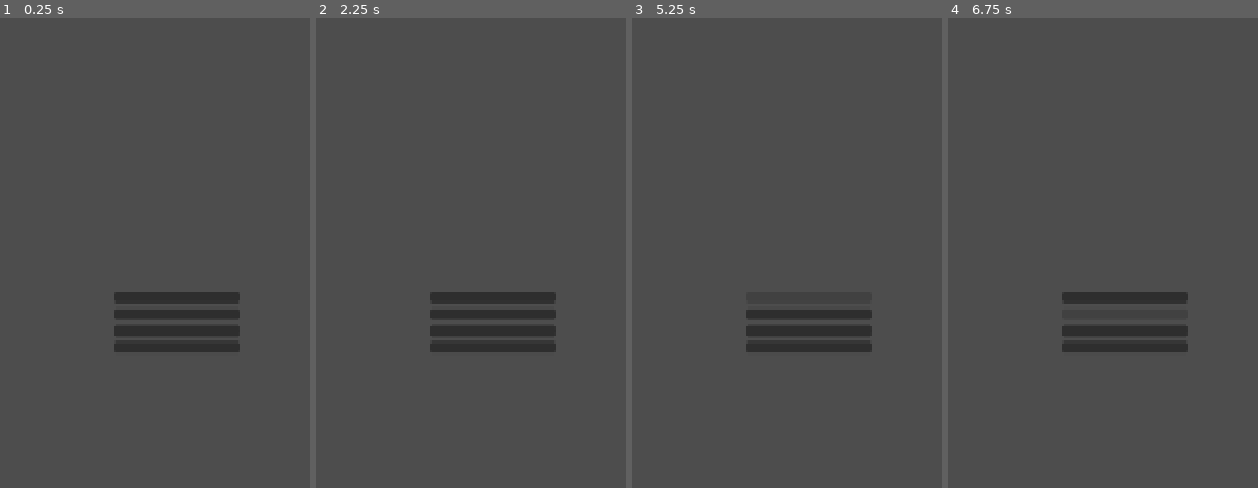
Above: before the commit, frames 1-4 (left to right).
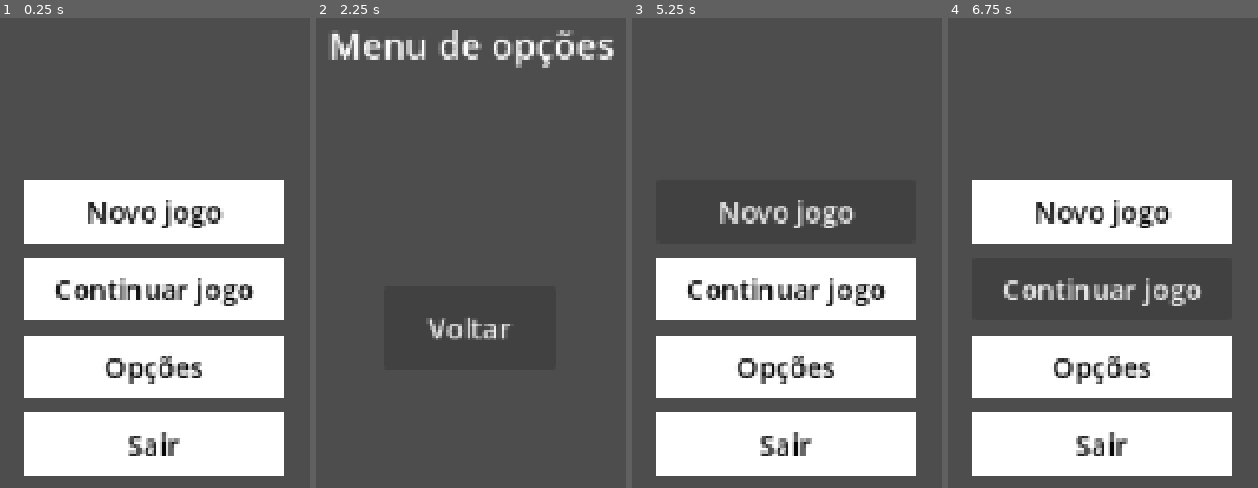
Above: after the commit, the same moments.

Repository: edumgoulart/Curupira-Game
Game: Godot game, scene res://scenes/main_menu.tscn
Same seed, same stepped clock (60 frames per second), same inputs: the game is played once before the commit and once after it.
Inputs (mouse positions are in pixels of both pictures, inside the frame that each line leads up to; where the layout moved, square brackets give the same spot in the first picture):
- Up to frame 1 (0.25 s): no input
- Up to frame 2 (2.25 s): click (471, 290) [492, 314] at 0.5 s; click (492, 332) at 1.27 s; click (471, 365) at 2 s, where only the run after the commit has a clickable "Opções"
- Up to frame 3 (5.25 s): click (787, 328) at 2.75 s, where only the run after the commit has a clickable "Voltar"; click (808, 347) at 3.52 s; click (808, 295) at 4.27 s; click (787, 210) [808, 295] at 5 s
- Up to frame 4 (6.75 s): click (1103, 210) [1124, 295] at 5.75 s; click (1103, 290) [1124, 314] at 6.5 s

The runs differ from the first frame. In frame 1, 45% of the frame differs, in the area x 7-92%, y 34-98%; in frame 2, 3.3%; in frame 3, 35%; in frame 4, 36%.

Commit message:
Protótipo do main menu

Diff:
--- a/game/scenes/hello_a.tscn
+++ /dev/null
@@ -1,6 +0,0 @@
-[gd_scene format=3 uid="uid://belpnixegstgd"]
-
-[ext_resource type="Script" uid="uid://d0ad08kv63j1q" path="res://scenes/hello_a.gd" id="1_wrsmq"]
-
-[node name="HelloA" type="Node2D" unique_id=1816631116]
-script = ExtResource("1_wrsmq")
--- a/game/scenes/main.tscn
+++ /dev/null
@@ -1,7 +0,0 @@
-[gd_scene format=3 uid="uid://b5eng4m17n3te"]
-
-[ext_resource type="PackedScene" uid="uid://belpnixegstgd" path="res://scenes/hello_a.tscn" id="1_o5qli"]
-
-[node name="Main" type="Node" unique_id=147990012]
-
-[node name="HelloA" parent="." unique_id=1816631116 instance=ExtResource("1_o5qli")]
--- a/game/scenes/main_menu.tscn
+++ b/game/scenes/main_menu.tscn
@@ -1,33 +1,68 @@
 [gd_scene format=3 uid="uid://8lhfspgqww72"]
 
-[ext_resource type="PackedScene" uid="uid://belpnixegstgd" path="res://scenes/hello_a.tscn" id="1_l6cm7"]
+[ext_resource type="Script" uid="uid://b17bdgg2g31q1" path="res://scripts/main_menu.gd" id="1_l6cm7"]
 
-[node name="Control" type="Control" unique_id=754559773]
+[sub_resource type="StyleBoxFlat" id="StyleBoxFlat_l6cm7"]
+bg_color = Color(1, 1, 1, 1)
+
+[node name="Main Menu" type="Control" unique_id=754559773]
 layout_mode = 3
 anchors_preset = 15
 anchor_right = 1.0
 anchor_bottom = 1.0
 grow_horizontal = 2
 grow_vertical = 2
+script = ExtResource("1_l6cm7")
 
 [node name="VBoxContainer" type="VBoxContainer" parent="." unique_id=1673181407]
-layout_mode = 0
-offset_left = 547.0
-offset_top = 283.0
-offset_right = 638.0
-offset_bottom = 358.0
+layout_mode = 1
+anchors_preset = 8
+anchor_left = 0.5
+anchor_top = 0.5
+anchor_right = 0.5
+anchor_bottom = 0.5
+offset_left = -93.0
+offset_top = -107.125
+offset_right = 93.0
+offset_bottom = 107.125
+grow_horizontal = 2
+grow_vertical = 2
+theme_override_constants/separation = 10
 alignment = 1
 
 [node name="Novo Jogo" type="Button" parent="VBoxContainer" unique_id=662351807]
 layout_mode = 2
+size_flags_vertical = 3
+theme_override_colors/font_color = Color(0, 0, 0, 1)
+theme_override_font_sizes/font_size = 20
+theme_override_styles/normal = SubResource("StyleBoxFlat_l6cm7")
+text = "Novo jogo"
 
 [node name="Continuar" type="Button" parent="VBoxContainer" unique_id=1833861900]
 layout_mode = 2
+size_flags_vertical = 3
+theme_override_colors/font_color = Color(0, 0, 0, 1)
+theme_override_font_sizes/font_size = 20
+theme_override_styles/normal = SubResource("StyleBoxFlat_l6cm7")
+text = "Continuar jogo"
 
-[node name="Button3" type="Button" parent="VBoxContainer" unique_id=440763041]
+[node name="Opcoes" type="Button" parent="VBoxContainer" unique_id=440763041]
 layout_mode = 2
+size_flags_vertical = 3
+theme_override_colors/font_color = Color(0, 0, 0, 1)
+theme_override_font_sizes/font_size = 20
+theme_override_styles/normal = SubResource("StyleBoxFlat_l6cm7")
+text = "Opções"
 
-[node name="Button4" type="Button" parent="VBoxContainer" unique_id=983986114]
+[node name="Sair" type="Button" parent="VBoxContainer" unique_id=983986114]
 layout_mode = 2
+size_flags_vertical = 3
+theme_override_colors/font_color = Color(0, 0, 0, 1)
+theme_override_font_sizes/font_size = 20
+theme_override_styles/normal = SubResource("StyleBoxFlat_l6cm7")
+text = "Sair"
 
-[node name="HelloA" parent="VBoxContainer" unique_id=1816631116 instance=ExtResource("1_l6cm7")]
+[connection signal="pressed" from="VBoxContainer/Novo Jogo" to="." method="_on_novo_jogo_pressed"]
+[connection signal="pressed" from="VBoxContainer/Continuar" to="." method="_on_continuar_pressed"]
+[connection signal="pressed" from="VBoxContainer/Opcoes" to="." method="_on_opcoes_pressed"]
+[connection signal="pressed" from="VBoxContainer/Sair" to="." method="_on_sair_pressed"]
--- /dev/null
+++ b/game/scenes/options_menu.tscn
@@ -0,0 +1,53 @@
+[gd_scene format=3 uid="uid://bix2h1cy55eu"]
+
+[ext_resource type="Script" uid="uid://dm88twr2ufgmi" path="res://scripts/options_menu.gd" id="1_liyum"]
+
+[sub_resource type="StyleBoxFlat" id="StyleBoxFlat_ijpji"]
+bg_color = Color(1, 1, 1, 1)
+
+[node name="Options" type="Control" unique_id=1631428257]
+layout_mode = 3
+anchors_preset = 15
+anchor_right = 1.0
+anchor_bottom = 1.0
+grow_horizontal = 2
+grow_vertical = 2
+script = ExtResource("1_liyum")
+
+[node name="Label" type="Label" parent="." unique_id=1946345476]
+layout_mode = 1
+anchors_preset = -1
+anchor_left = 0.4626736
+anchor_top = 0.18441358
+anchor_right = 0.5381944
+anchor_bottom = 0.18441358
+offset_left = -20.0
+offset_top = -11.5
+offset_right = 20.0
+offset_bottom = 11.5
+grow_horizontal = 2
+grow_vertical = 2
+theme_override_font_sizes/font_size = 26
+text = "Menu de opções"
+metadata/_edit_use_anchors_ = true
+
+[node name="Voltar" type="Button" parent="." unique_id=1543631112]
+layout_mode = 1
+anchors_preset = 8
+anchor_left = 0.5
+anchor_top = 0.5
+anchor_right = 0.5
+anchor_bottom = 0.5
+offset_left = -62.0
+offset_top = -30.0
+offset_right = 62.0
+offset_bottom = 30.0
+grow_horizontal = 2
+grow_vertical = 2
+size_flags_vertical = 3
+theme_override_colors/font_color = Color(0, 0, 0, 1)
+theme_override_font_sizes/font_size = 20
+theme_override_styles/normal = SubResource("StyleBoxFlat_ijpji")
+text = "Voltar"
+
+[connection signal="pressed" from="Voltar" to="." method="_on_voltar_pressed"]
--- /dev/null
+++ b/game/scripts/main_menu.gd
@@ -0,0 +1,27 @@
+extends Control
+
+
+# Called when the node enters the scene tree for the first time.
+func _ready() -> void:
+	pass # Replace with function body.
+
+
+# Called every frame. 'delta' is the elapsed time since the previous frame.
+func _process(delta: float) -> void:
+	pass
+
+
+func _on_novo_jogo_pressed() -> void:
+	pass # Replace with function body.
+
+
+func _on_continuar_pressed() -> void:
+	pass # Replace with function body.
+
+
+func _on_opcoes_pressed() -> void:
+	get_tree().change_scene_to_file("res://scenes/options_menu.tscn")
+
+
+func _on_sair_pressed() -> void:
+	get_tree().quit()
--- /dev/null
+++ b/game/scripts/options_menu.gd
@@ -0,0 +1,15 @@
+extends Control
+
+
+# Called when the node enters the scene tree for the first time.
+func _ready() -> void:
+	pass # Replace with function body.
+
+
+# Called every frame. 'delta' is the elapsed time since the previous frame.
+func _process(delta: float) -> void:
+	pass
+
+
+func _on_voltar_pressed() -> void:
+	get_tree().change_scene_to_file("res://scenes/main_menu.tscn")
Not shown, added: game/scripts/main_menu.gd.uid
Not shown, added: game/scripts/options_menu.gd.uid
